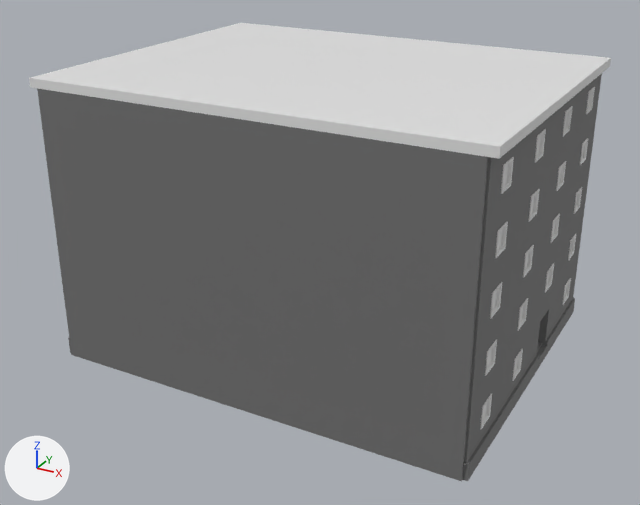
The FBX model OSB3D/Assets/Prefabs/Import/Buildings/BR20_F05_02.fbx: old version first, new version second.
Before and after are seen from a 50 mm camera at (62.8, -35.6, 26.8) aimed at (39.8, 6.2, 5.9). Lighting does not change. The marker at lower left points along +X, +Y and +Z. Where no turn or scale is listed for an object, it has been applied to the vertices.

The first picture shows 'BR20_F05_02'.
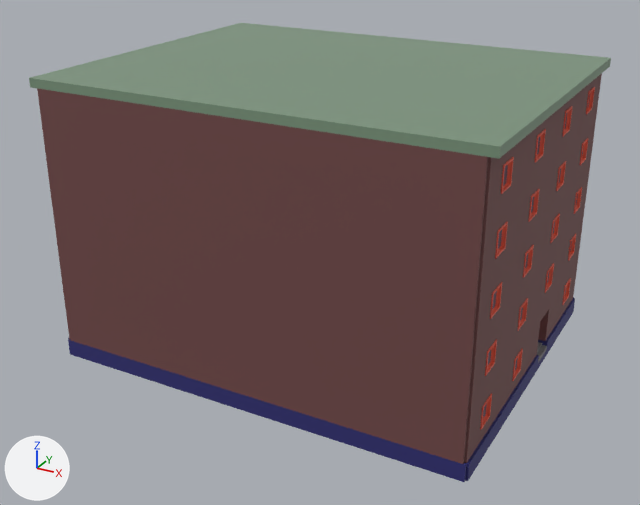
Scene script edits in JSON lines:
```json
{"op": "set", "path": "mat_slab_004.base_color", "old": "(0.168, 0.168, 0.168)", "new": "(0.0266, 0.0244, 0.168)", "note": "grey #727272 -> dark blue #2d2b72"}
{"op": "set", "path": "mat_roof_004.base_color", "old": "(0.8, 0.8, 0.8)", "new": "(0.197, 0.299, 0.201)", "note": "white #e7e7e7 -> green #7b957c"}
{"op": "set", "path": "mat_facade_004.base_color", "old": "(0.168, 0.168, 0.168)", "new": "(0.168, 0.0656, 0.0646)", "note": "grey #727272 -> brown #724848"}
{"op": "set", "path": "mat_frame_004.base_color", "old": "(0.8, 0.8, 0.8)", "new": "(0.8, 0.0892, 0.0409)", "note": "white #e7e7e7 -> red #e75439"}
```

What differs and where, as boxes [x1, y1, x2, y2] in the pictures (640 x 505 px):
```json
{"object": "BR20_F05_02", "change": "recoloured", "before": [29, 23, 611, 482], "after": [29, 23, 611, 482], "on screen": "grey to brown"}
```
